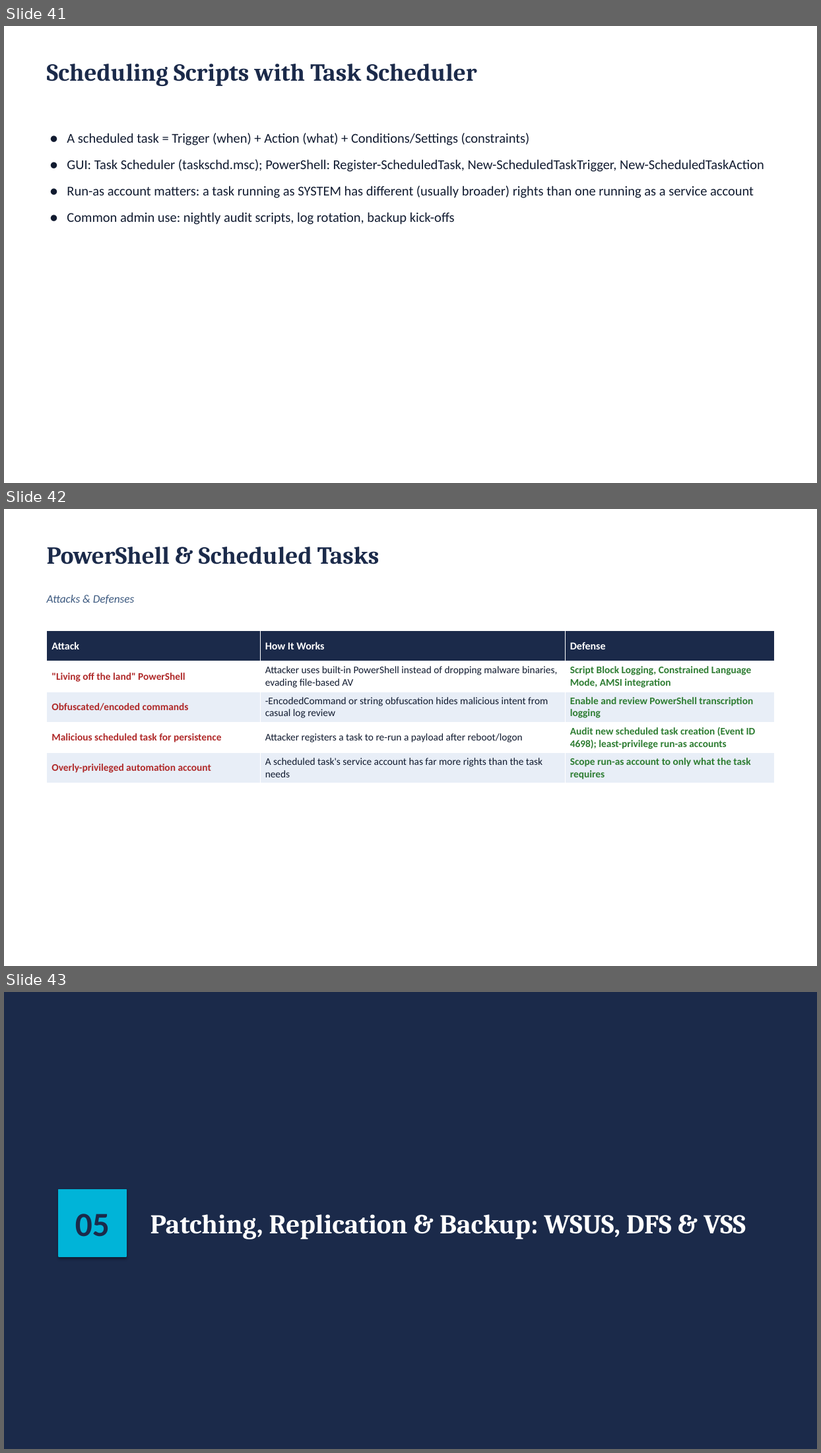
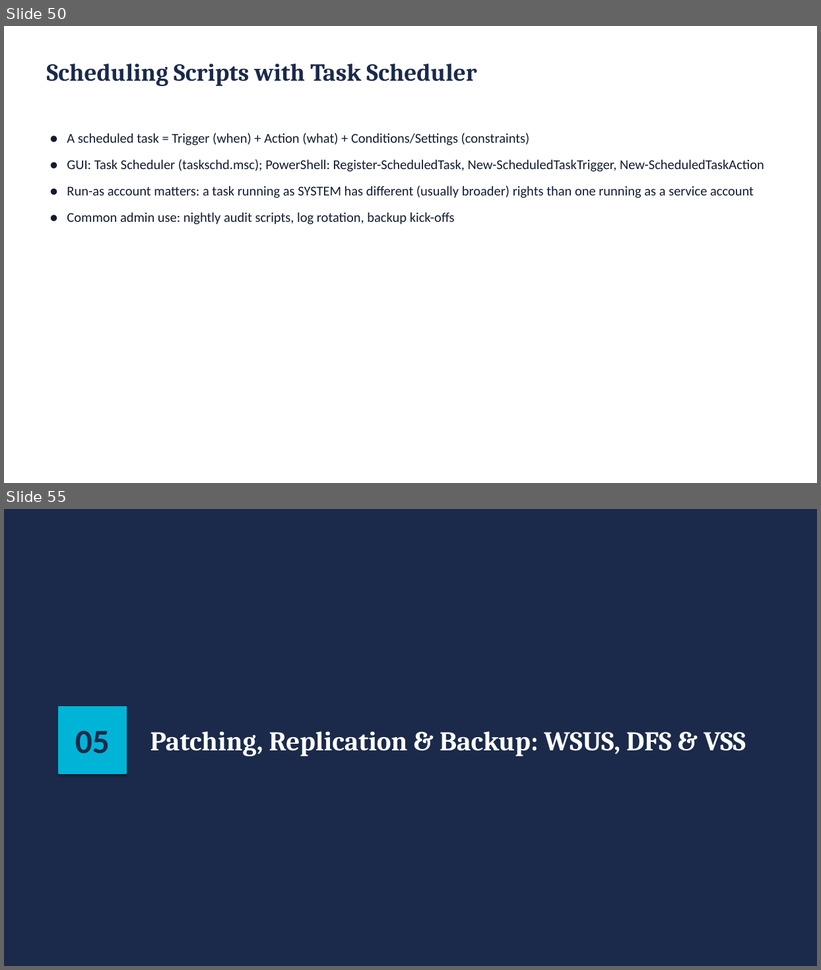
Before and after one commit to BYU-CYBER-444/byu-cyber-444.github.io, a slide deck: lectures/CYBER444_Week03_Windows_Server_Administration.pptx. Shown one above the other, each under a label of ours: slides 41, 42 and 43 before the commit, slides 50 and 55 after it; the slides between them are not shown. The pictures are 821x1453 and 821x970 pixels, drawn with LibreOffice and Linux fonts; fonts in the diff are those of the drawing. Boxes give left, top, right and bottom in pixels: in the first picture for what was removed or moved away, otherwise in the second. Text is boxed around its words. In the diff, an @@ line names an element or a change of style, - is before the commit and + after.

```diff
--- a/lectures/CYBER444_Week03_Windows_Server_Administration.pptx
+++ b/lectures/CYBER444_Week03_Windows_Server_Administration.pptx
@@ slide 42 removed at (x1=4, y1=509, x2=817, y2=966), background #FFFFFF @@
@@ text removed at (x1=47, y1=547, x2=379, y2=564) @@
-PowerShell & Scheduled Tasks
@@ text removed at (x1=47, y1=595, x2=135, y2=604) @@
-Attacks & Defenses
@@ table removed at (x1=47, y1=631, x2=774, y2=784), 5 rows, 3 columns @@
-Attack | How It Works | Defense
-"Living off the land" PowerShell | Attacker uses built-in PowerShell instead of dropping malware binaries, evading file-based AV | Script Block Logging, Constrained Language Mode, AMSI integration
-Obfuscated/encoded commands | -EncodedCommand or string obfuscation hides malicious intent from casual log review | Enable and review PowerShell transcription logging
-Malicious scheduled task for persistence | Attacker registers a task to re-run a payload after reboot/logon | Audit new scheduled task creation (Event ID 4698); least-privilege run-as accounts
-Overly-privileged automation account | A scheduled task's service account has far more rights than the task needs | Scope run-as account to only what the task requires
@@ what was slide 41 is now slide 50 @@
@@ what was slide 43 is now slide 55 @@
```
Also in this commit, not shown: 2 slides changed, 38 slides added, 7 other slides removed.
